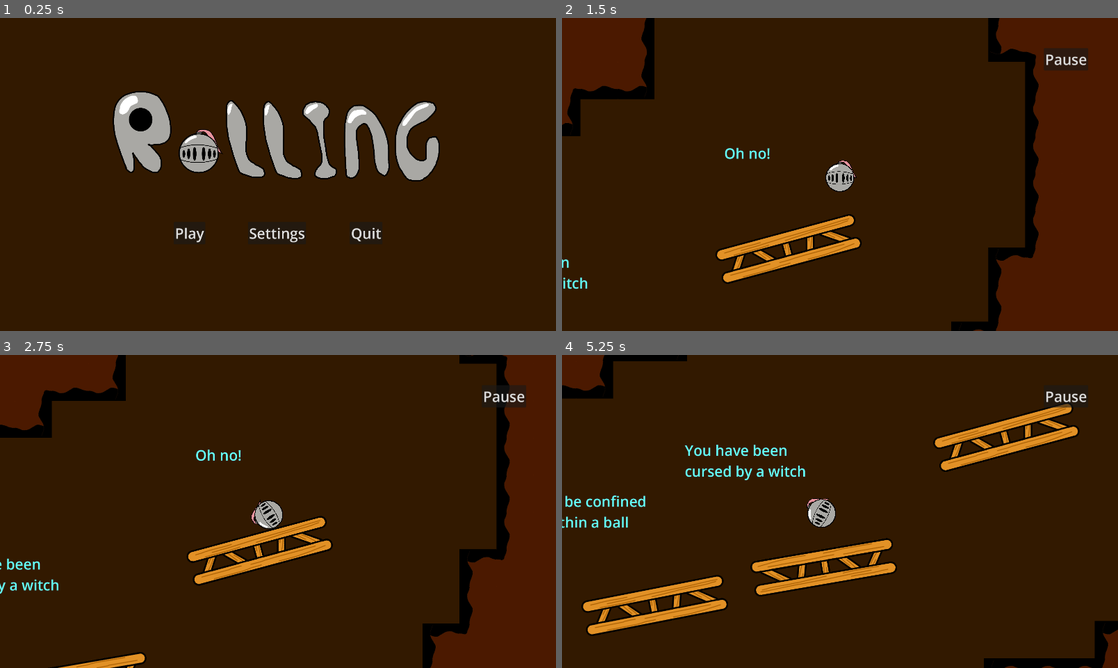
Above: before the commit, frames 1-4 (two rows, left to right).
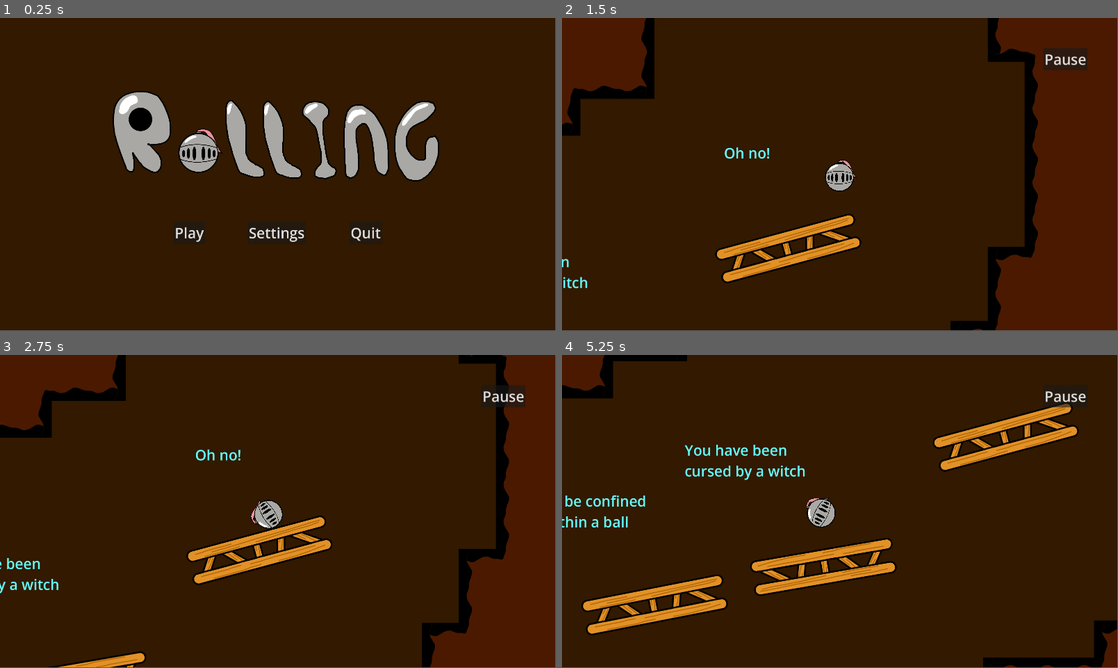
Above: after the commit, the same moments.

Repository: CreeperXD/GMTK-Game-Jam-2024
Game: Godot game, scene res://scenes/levels/main.tscn
Two runs of this game, one before a commit and one after it. Both use one fixed random seed, a clock stepped at 60 frames per second and the inputs below. The engine's default icon, where the game draws it, is replaced by a stand-in: a white triangle on a blue panel in a dark square.
Inputs (mouse positions are in pixels of both pictures, inside the frame that each line leads up to):
- Up to frame 1 (0.25 s): no input
- Up to frame 2 (1.5 s): click "Play" at 0.5 s; click "Level 1" at 1.25 s
- Up to frame 3 (2.75 s): move the mouse to (400, 495) at 2.02 s
- Up to frame 4 (5.25 s): move the mouse to (728, 527) at 2.77 s; move the mouse to (895, 442) at 3.52 s; move the mouse to (812, 574) at 4.27 s; move the mouse to (1006, 558) at 5.02 s
In our replay, the window is 800x450 before the commit and 799x449 after it. These sizes can differ from the game's own. Grey fills any space a smaller window leaves; there, only what the larger window draws over its background counts as a difference.

The runs differ from the first frame. In frame 1, 1.2% of the frame differs, in the area x 20-80%, y 23-72%; in frame 2, 1.7%; in frame 3, 1.8%; in frame 4, 3.4%, in the area x 0-100%, y 11-100%.

Commit message:
Revert "final touches"
This reverts commit da1167115f40786dd0e1c15246efcfa754233cb8.

Diff:
--- a/project.godot
+++ b/project.godot
@@ -24,8 +24,6 @@
 
 window/size/viewport_width=1920
 window/size/viewport_height=1080
-window/stretch/mode="viewport"
-window/stretch/aspect="ignore"
 
 [input]
 
Not shown, removed: builds/jv1.0/Rolling Knight.apple-touch-icon.png.import
Not shown, removed: builds/jv1.0/Rolling Knight.icon.png.import
Not shown, removed: builds/jv1.0/Rolling Knight.png.import
Not shown, changed: builds/jv1.0.zip
Not shown, removed: builds/jv1.0/Rolling Knight.apple-touch-icon.png
Not shown, removed: builds/jv1.0/Rolling Knight.audio.worklet.js
Not shown, removed: builds/jv1.0/Rolling Knight.icon.png
Not shown, removed: builds/jv1.0/Rolling Knight.js
Not shown, changed: builds/jv1.0/Rolling Knight.pck
Not shown, removed: builds/jv1.0/Rolling Knight.png
Not shown, changed: builds/jv1.0/Rolling Knight.wasm
Not shown, removed: builds/jv1.0/index.html
